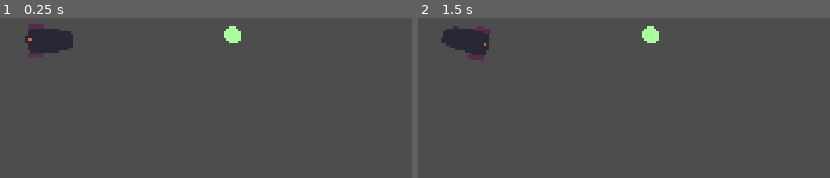
Above: before the commit, frames 1-2 (left to right).
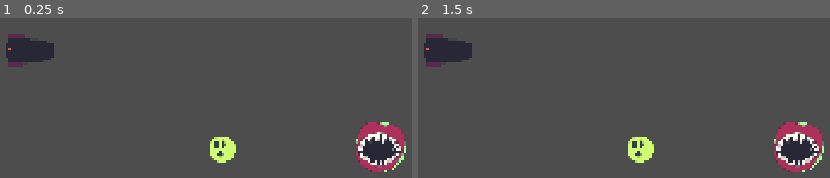
Above: after the commit, the same moments.

Repository: rmkubik/chain-reaction
Game: Godot game, scene res://ryan.tscn
Same seed, same stepped clock (60 frames per second), same inputs: the game is played once before the commit and once after it. This scene is started directly instead of the project's main scene.
Inputs (mouse positions are in pixels of both pictures, inside the frame that each line leads up to):
- Up to frame 1 (0.25 s): no input
- Up to frame 2 (1.5 s): tap Enter at 0.5 s; drag from (467, 40) to (outside the picture) at 0.52 s; tap Space at 1.25 s; drag from (outside the picture) to (648, 34) at 1.27 s

The runs differ from the first frame. In frame 1, 6.7% of the frame differs, in the area x 1-99%, y 3-97%; in frame 2, 7.0%, in the area x 1-99%, y 5-97%.

Commit message:
Cosmetics for target and goal

Diff:
--- a/goal.tscn
+++ b/goal.tscn
@@ -1,9 +1,10 @@
-[gd_scene load_steps=3 format=3 uid="uid://dx7fdwmukomxc"]
+[gd_scene load_steps=4 format=3 uid="uid://dx7fdwmukomxc"]
 
 [ext_resource type="Script" uid="uid://d4d6pyttcqncw" path="res://goal.gd" id="1_6k3qi"]
+[ext_resource type="Texture2D" uid="uid://cvd1l25opfooy" path="res://goal.png" id="2_0qle8"]
 
 [sub_resource type="CircleShape2D" id="CircleShape2D_7sh37"]
-radius = 20.0
+radius = 60.0
 
 [node name="Goal" type="Node2D"]
 script = ExtResource("1_6k3qi")
@@ -13,5 +14,8 @@
 [node name="CollisionShape2D" type="CollisionShape2D" parent="Area2D"]
 shape = SubResource("CircleShape2D_7sh37")
 
+[node name="Sprite2D" type="Sprite2D" parent="Area2D"]
+texture = ExtResource("2_0qle8")
+
 [connection signal="body_entered" from="Area2D" to="." method="_on_area_2d_body_entered"]
 [connection signal="body_exited" from="Area2D" to="." method="_on_area_2d_body_exited"]
--- a/main.tscn
+++ b/main.tscn
@@ -35,5 +35,4 @@
 texture = ExtResource("5_lquwl")
 
 [node name="CollisionShape2D" type="CollisionShape2D" parent="Wall"]
-scale = Vector2(1, 1)
 shape = SubResource("RectangleShape2D_lquwl")
--- a/ryan.tscn
+++ b/ryan.tscn
@@ -1,15 +1,19 @@
-[gd_scene load_steps=4 format=3 uid="uid://cobso1ktxex65"]
+[gd_scene load_steps=5 format=3 uid="uid://cobso1ktxex65"]
 
 [ext_resource type="PackedScene" uid="uid://dk6vevwish86" path="res://cannon.tscn" id="2_lsn4h"]
 [ext_resource type="PackedScene" uid="uid://dx7fdwmukomxc" path="res://goal.tscn" id="3_un7jp"]
+[ext_resource type="PackedScene" uid="uid://brkq7q8wikvyg" path="res://target.tscn" id="4_ew8sb"]
 [ext_resource type="PackedScene" uid="uid://rhhugsc364x7" path="res://mouser.tscn" id="4_jtwpl"]
 
 [node name="Ryan" type="Node2D"]
 
 [node name="Goal" parent="." instance=ExtResource("3_un7jp")]
-position = Vector2(711, 107)
+position = Vector2(1066, 376)
 
 [node name="Cannon" parent="." instance=ExtResource("2_lsn4h")]
-position = Vector2(270, 120)
+position = Vector2(222, 144)
 
 [node name="Mouser" parent="." instance=ExtResource("4_jtwpl")]
+
+[node name="Target" parent="." instance=ExtResource("4_ew8sb")]
+position = Vector2(686, 381)
--- /dev/null
+++ b/target.tscn
@@ -0,0 +1,17 @@
+[gd_scene load_steps=3 format=3 uid="uid://brkq7q8wikvyg"]
+
+[ext_resource type="Texture2D" uid="uid://owo5v8ru8fst" path="res://target.png" id="1_t2jmu"]
+
+[sub_resource type="CircleShape2D" id="CircleShape2D_e1yvt"]
+radius = 40.0
+
+[node name="Target" type="Node2D"]
+
+[node name="RigidBody2D" type="RigidBody2D" parent="."]
+gravity_scale = 0.0
+
+[node name="CollisionShape2D" type="CollisionShape2D" parent="RigidBody2D"]
+shape = SubResource("CircleShape2D_e1yvt")
+
+[node name="Sprite2D" type="Sprite2D" parent="RigidBody2D"]
+texture = ExtResource("1_t2jmu")
Binary file added: goal.png
Not shown, added: goal.png.import
Not shown: 1 places in main.tscn that only renumber resources
Not shown: 1 places in smiley.tscn that only renumber resources
Binary file added: staging/goal.aseprite
Binary file added: staging/goal.png
Binary file added: staging/target.aseprite
Binary file added: staging/target.png
Binary file added: target.png
Not shown, added: target.png.import
